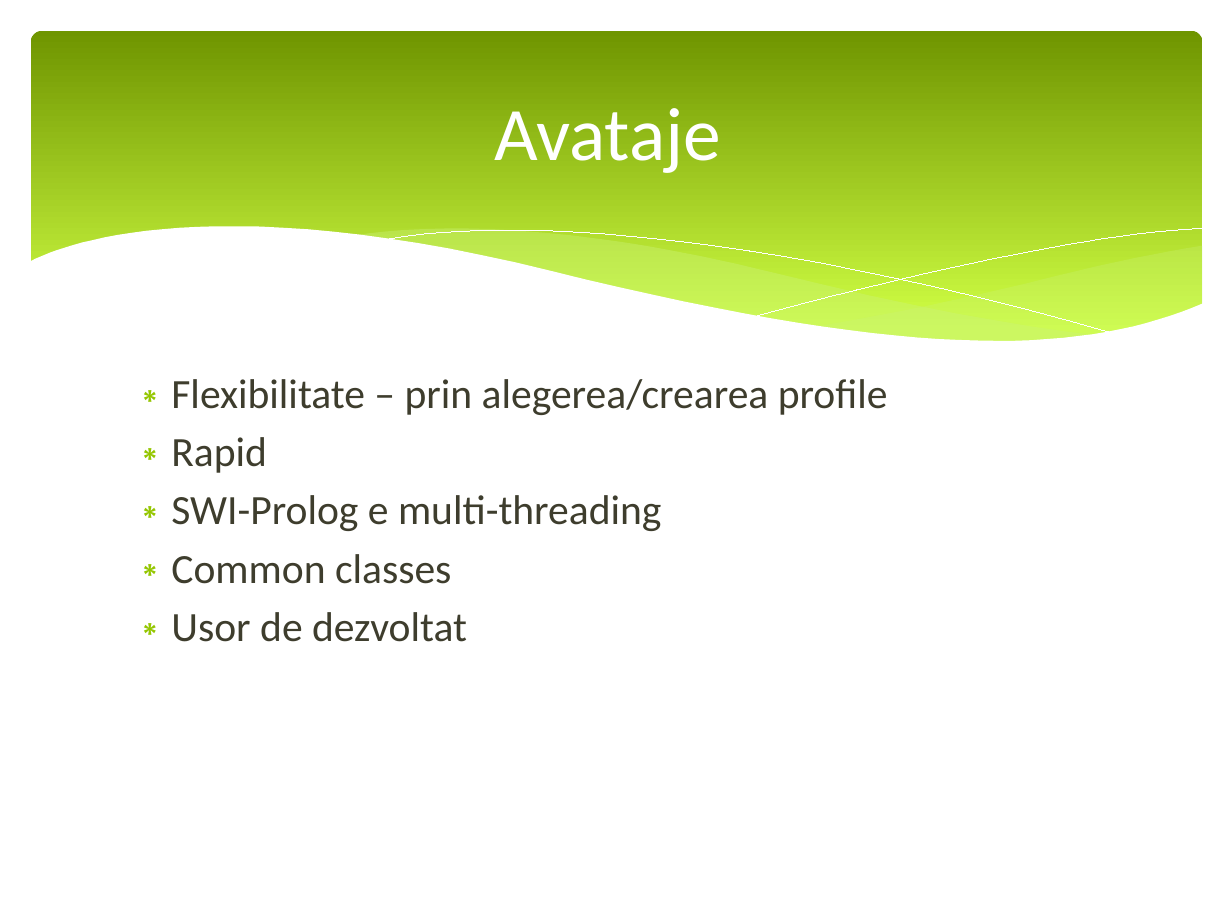
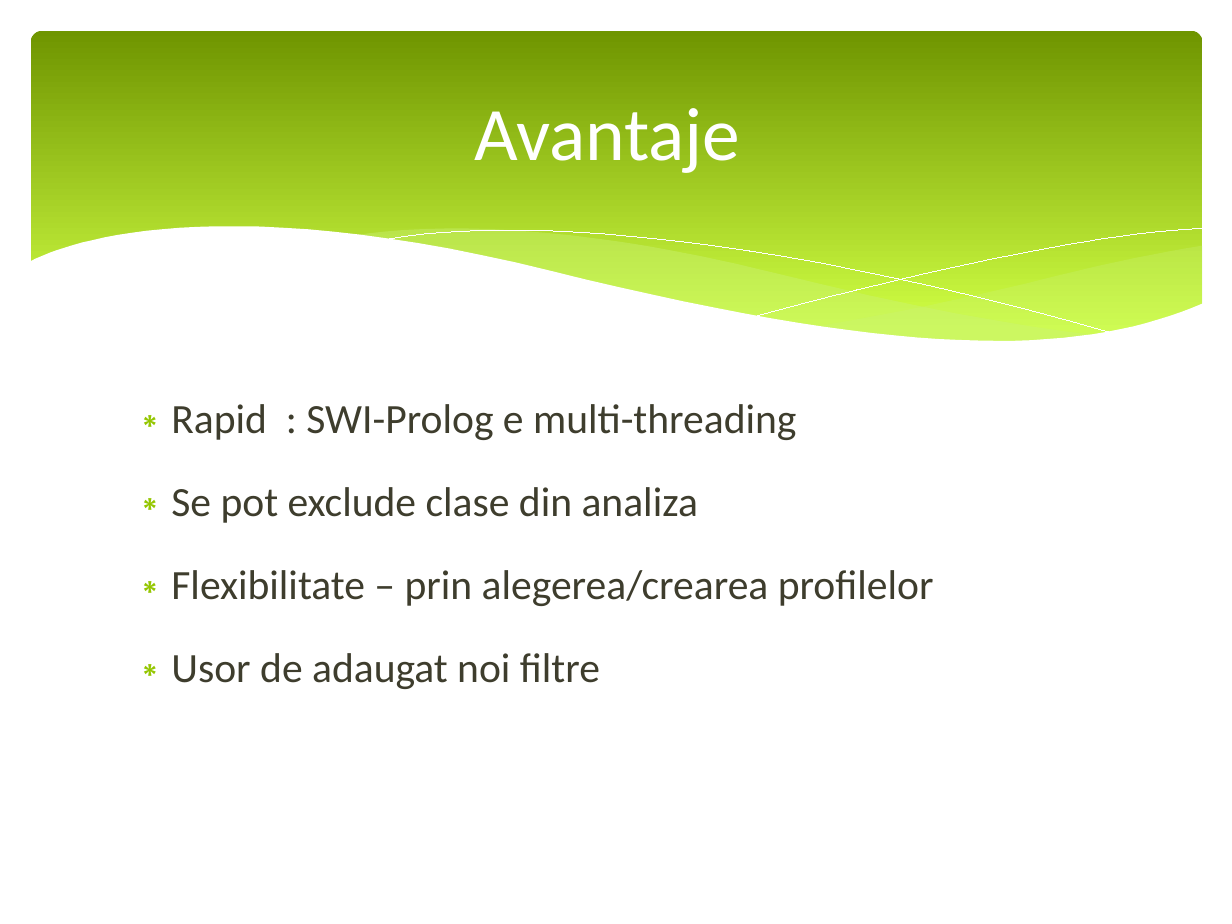
Before and after one commit to vladlep/licentavlad, a slide deck: slide 11 of doc/Prezentare licenta.pptx (slide 12 before the commit). Drawn at 1232x924 pixels with LibreOffice and Linux fonts; fonts in the diff are those of the drawing. Boxes give left, top, right and bottom in pixels: in the first picture for what was removed or moved away, otherwise in the second. Text is boxed around its words. In the diff, an @@ line names an element or a change of style, - is before the commit and + after.

```diff
--- a/doc/Prezentare licenta.pptx
+++ b/doc/Prezentare licenta.pptx
@@ title at (474,108,740,173): text changed @@
-Avataje
+Avantaje
@@ text at (171,404,934,689): text changed @@
-∗ Flexibilitate – prin alegerea/crearea profile
-∗ Rapid
-∗ SWI-Prolog e multi-threading
-∗ Common classes
-∗ Usor de dezvoltat
+∗ Rapid : SWI-Prolog e multi-threading
+∗ Se pot exclude clase din analiza
+∗ Flexibilitate – prin alegerea/crearea profilelor
+∗ Usor de adaugat noi filtre
```
Also in this commit, not shown: 6 other slides changed, 2 slides added, 3 slides removed.
